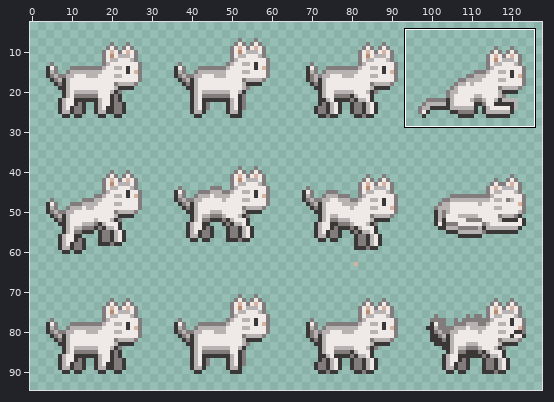
File history of a sprite sheet, Assets/player/cat.png. The picture above shows the old version from afar; the outline marks the close-up.
Close-up. The starting point:
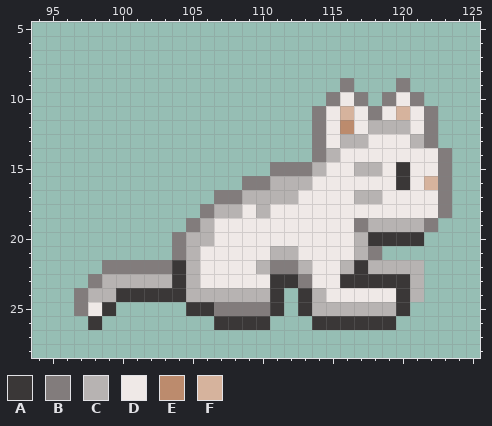
The file is 128x96 pixels. Shown: x 94..125, y 5..28. The wide view leaves out empty margins.
Palette (. is transparent): A #3a3737  B #827c7c  C #b7b3b2  D #efe9e7  E #bc8b6d  F #d6b39d
Pixels before, first column x 97:
 9 ...................B...B...
10 ..................BDB.BDB..
11 .................BDFDBDFDB.
12 .................BDEDCCCDB.
13 .................BDCCDDDCB.
14 .................BCDDDDDDDB
15 ..............BBBCDDCCDADDB
16 ............BBCCCDDDDDDADFB
17 ..........BBCCCCDDDDCCDDDDB
18 .........BCCDCDDDDDDDDDDDDB
19 ........BCDDDDDDDDDDBCCCCB.
20 .......BCCDDDDDDDDDDCAAAA..
21 .......BCDDDDDCCDDDDCB.....
22 ..BBBBBACDDDDCBBCDDCACCCC..
23 .BCCCCCACDDDDDAABDDAAAAAC..
24 BCCAAAAACCCCCCA.ACDDDDDAC..
25 BDA.....AABBBBA.ACCCCCCA...
26 .A........AAAA...AAAAAA....
After the commit:
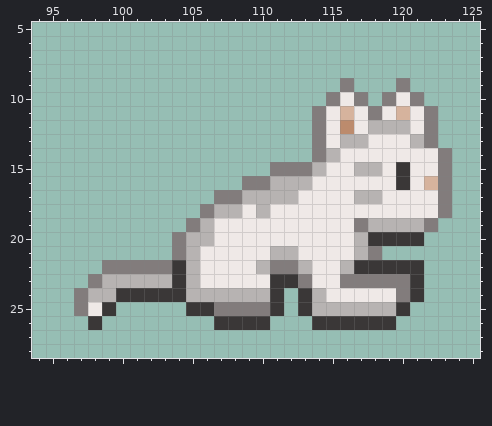
The exact change:
{"y":22,"x":118,"old":"CCCC","new":"AAAA"}
{"y":23,"x":116,"old":"AAAAAC","new":"BBBBBA"}
{"y":24,"x":120,"old":"AC","new":"BA"}
{"label":"changed","picture_box":[340,260,424,302]}
